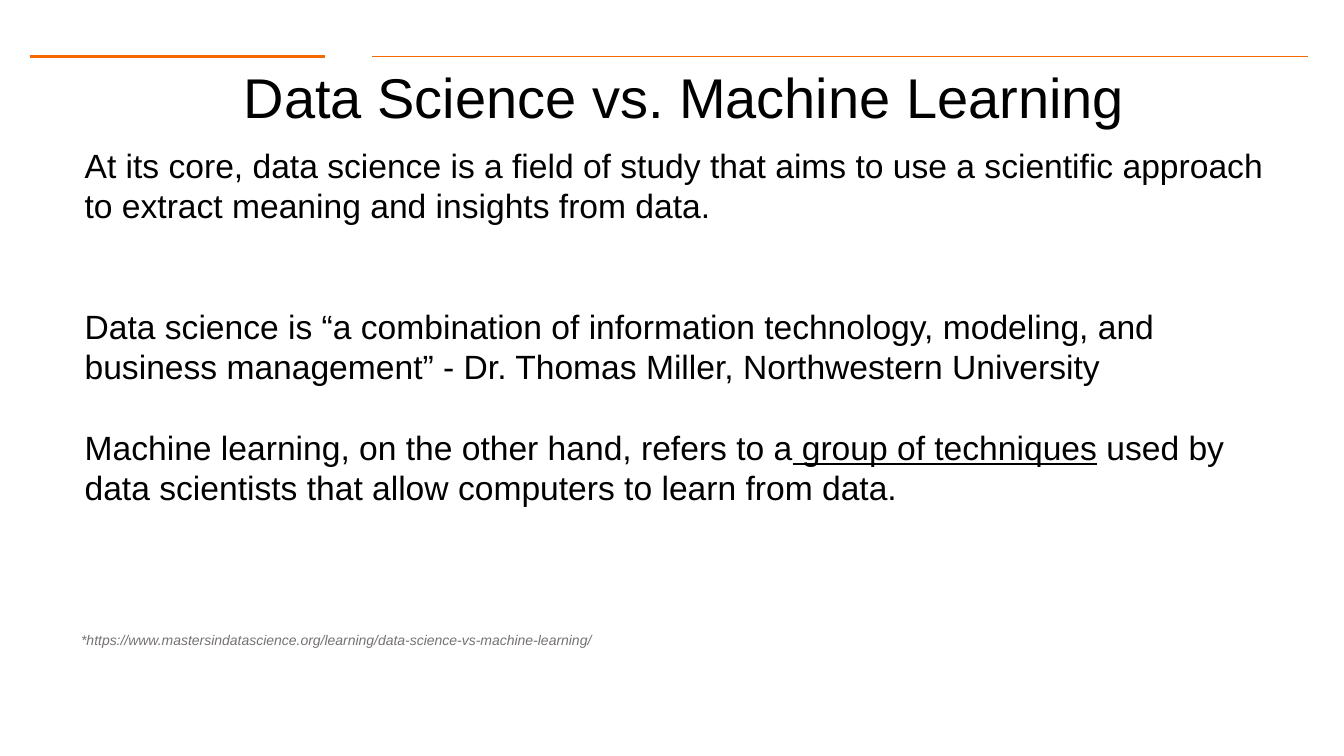
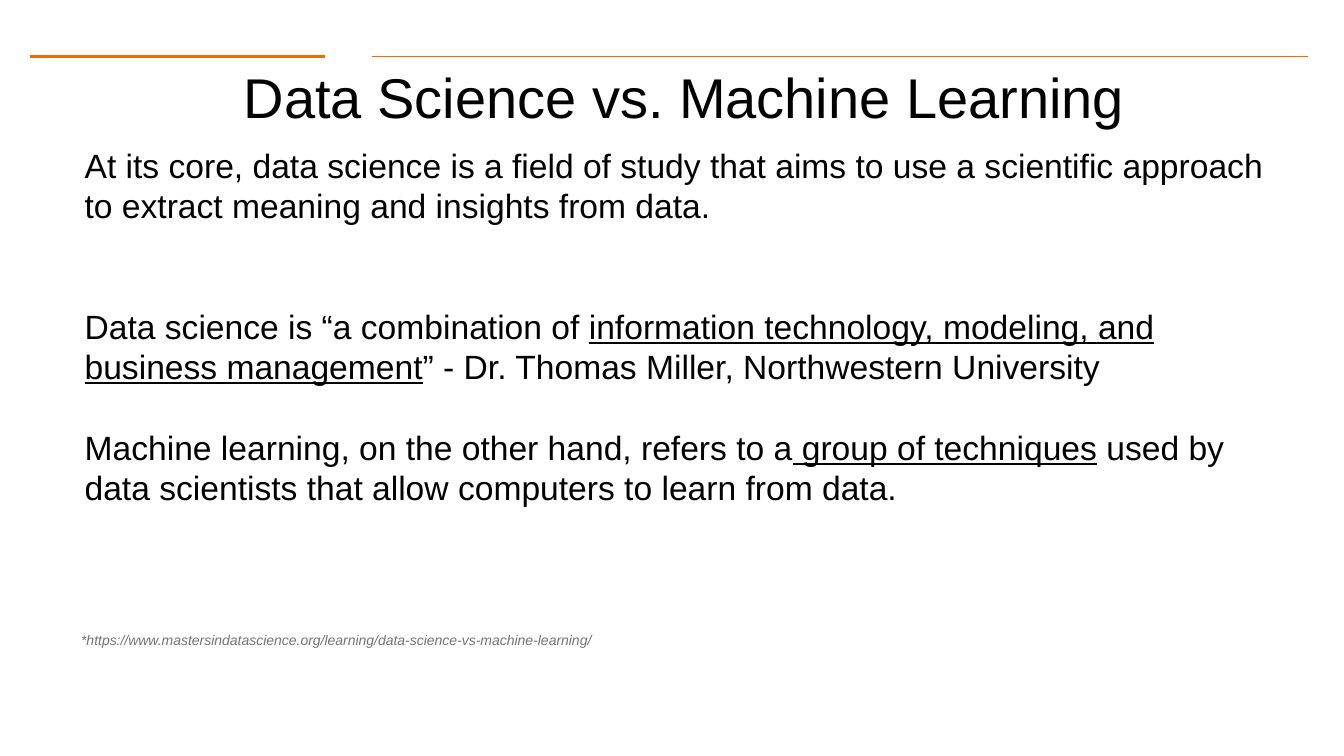
Before and after one commit to Dre1896/RIT-DSCI-633-FDS, a slide deck: slide 10 of Syllabus/Lecture02/Lec02_CaseStudy.pptx. Drawn at 1344x756 pixels with LibreOffice and Linux fonts; fonts in the diff are those of the drawing; background and template pictures are left out. Boxes give left, top, right and bottom in pixels: in the first picture for what was removed or moved away, otherwise in the second. Text is boxed around its words. In the diff, an @@ line names an element or a change of style, - is before the commit and + after.

```diff
--- a/Syllabus/Lecture02/Lec02_CaseStudy.pptx
+++ b/Syllabus/Lecture02/Lec02_CaseStudy.pptx
@@ text at [85,314,1154,386]: underline on in "information technology, modeling, and business management”" @@
```
Also in this commit, not shown: 5 other slides changed.
